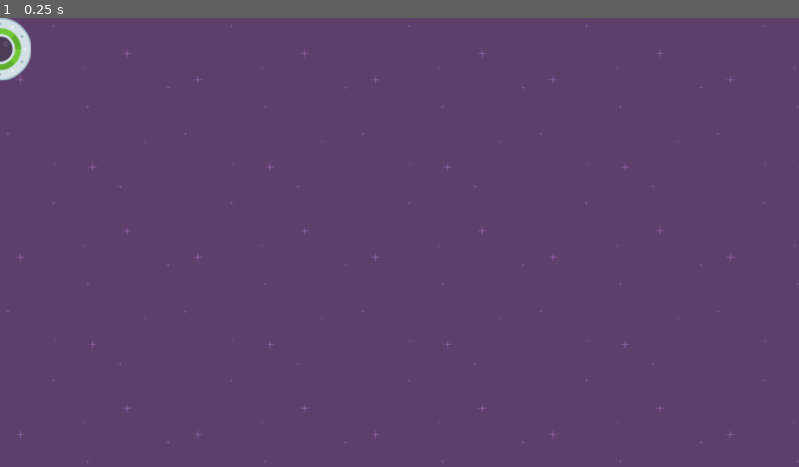
Above: before the commit, frame 1.
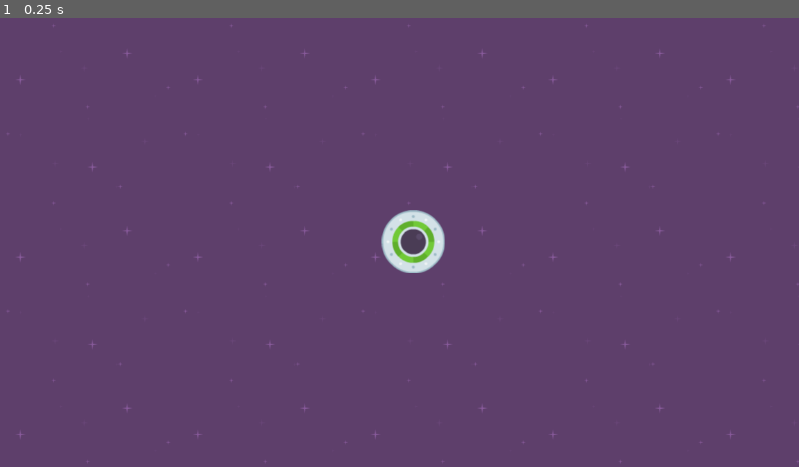
Above: after the commit, the same moment.

Repository: SchooWorkspace/udemy_godot_4_2d_course_practice
Game: Godot game, scene res://Scenes/level_1.tscn
Same seed, same stepped clock (60 frames per second), same inputs: the game is played once before the commit and once after it.
Inputs:
- Up to frame 1 (0.25 s): no input

The runs differ from the first frame. In frame 1, 1.1% of the frame differs, in the area x 0-56%, y 0-57%.

Commit message:
adding scripts to Scenes

Diff:
--- a/speedy_saucer/Scenes/level_1.tscn
+++ b/speedy_saucer/Scenes/level_1.tscn
@@ -1,16 +1,18 @@
-[gd_scene load_steps=3 format=3 uid="uid://bnar5svpqghqj"]
+[gd_scene load_steps=4 format=3 uid="uid://bnar5svpqghqj"]
 
 [ext_resource type="Texture2D" uid="uid://06aor2v2op1j" path="res://Assets/purple.png" id="1_6ljhc"]
+[ext_resource type="Script" path="res://Scripts/level_1.gd" id="1_6mvba"]
 [ext_resource type="PackedScene" uid="uid://b5tux6ep17kf3" path="res://Scenes/player.tscn" id="2_y4rgs"]
 
 [node name="Level1" type="Node2D"]
+script = ExtResource("1_6mvba")
 
 [node name="Background" type="TextureRect" parent="."]
+z_index = -100
 offset_right = 1152.0
 offset_bottom = 648.0
 texture = ExtResource("1_6ljhc")
 stretch_mode = 1
 
-[node name="ParentPlayer" parent="." instance=ExtResource("2_y4rgs")]
-
-[node name="ChildPlayer" parent="ParentPlayer" instance=ExtResource("2_y4rgs")]
+[node name="Player" parent="." instance=ExtResource("2_y4rgs")]
+position = Vector2(596, 323)
--- a/speedy_saucer/Scenes/player.tscn
+++ b/speedy_saucer/Scenes/player.tscn
@@ -1,12 +1,14 @@
-[gd_scene load_steps=3 format=3 uid="uid://b5tux6ep17kf3"]
+[gd_scene load_steps=4 format=3 uid="uid://b5tux6ep17kf3"]
 
 [ext_resource type="Texture2D" uid="uid://cfrnjv6a00brp" path="res://Assets/ufoGreen.png" id="1_u0ru7"]
+[ext_resource type="Script" path="res://Scripts/player.gd" id="1_w4guv"]
 
 [sub_resource type="CircleShape2D" id="CircleShape2D_pvsa7"]
 radius = 45.0
 
 [node name="Player" type="RigidBody2D"]
 gravity_scale = 0.0
+script = ExtResource("1_w4guv")
 
 [node name="Sprite2D" type="Sprite2D" parent="."]
 texture = ExtResource("1_u0ru7")
--- /dev/null
+++ b/speedy_saucer/Scripts/level_1.gd
@@ -0,0 +1,5 @@
+extends Node2D
+
+
+func _ready():
+	print("Hello, world!")
--- /dev/null
+++ b/speedy_saucer/Scripts/player.gd
@@ -0,0 +1,9 @@
+extends RigidBody2D
+
+
+func _ready():
+	_test()
+
+func _test():
+	var my_int = 2 ** 10
+	print(my_int)
